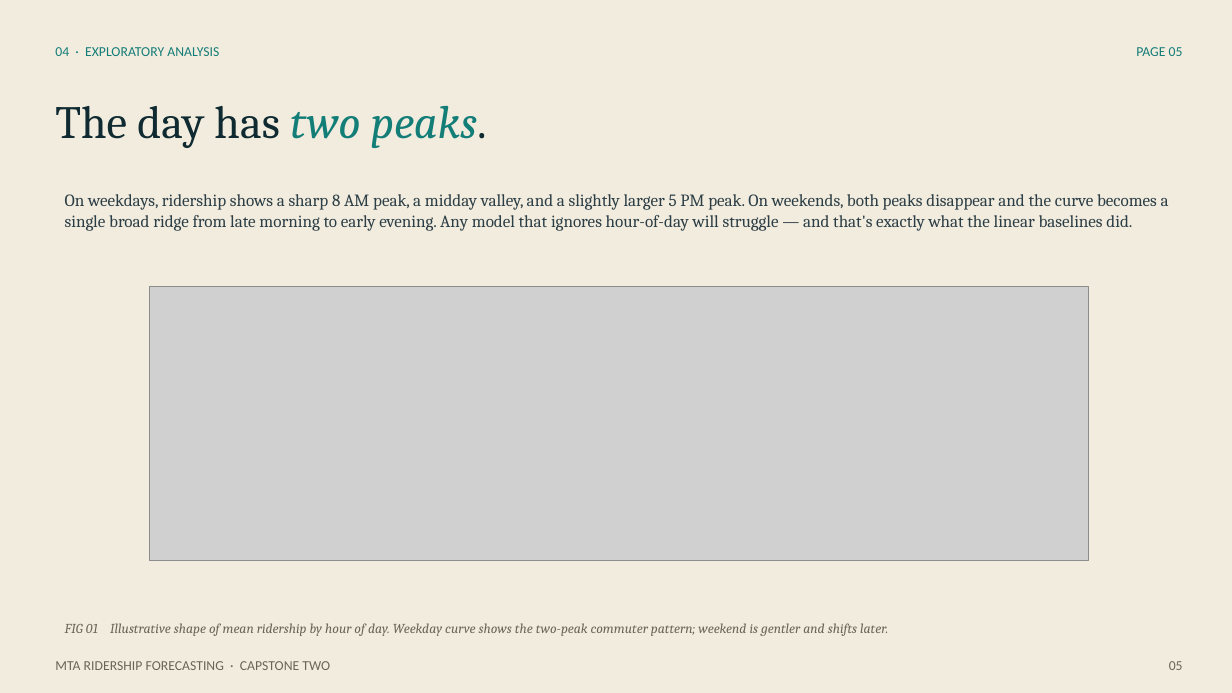
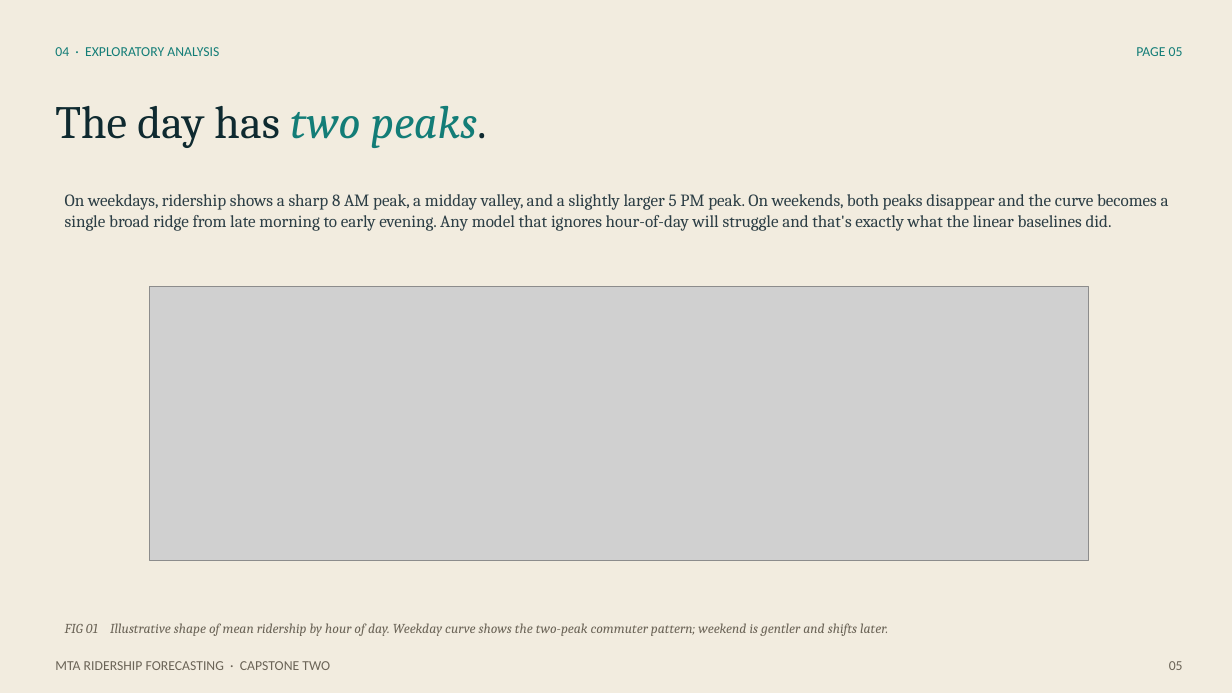
Before and after one commit to eshchhura/Capstone---Subway-Ridership-Forecasting, a slide deck: slide 5 of Reports/MTA_Ridership_Forecasting_Slide_Deck.pptx. Drawn at 1232x693 pixels with LibreOffice and Linux fonts; fonts in the diff are those of the drawing; grey boxes stand for pictures. Boxes give left, top, right and bottom in pixels: in the first picture for what was removed or moved away, otherwise in the second. Text is boxed around its words. In the diff, an @@ line names an element or a change of style, - is before the commit and + after.

```diff
--- a/Reports/MTA_Ridership_Forecasting_Slide_Deck.pptx
+++ b/Reports/MTA_Ridership_Forecasting_Slide_Deck.pptx
@@ text at <box>65,194,1169,231</box>: text changed @@
-On weekdays, ridership shows a sharp 8 AM peak, a midday valley, and a slightly larger 5 PM peak. On weekends, both peaks disappear and the curve becomes a single broad ridge from late morning to early evening. Any model that ignores hour-of-day will struggle — and that's exactly what the linear baselines did.
+On weekdays, ridership shows a sharp 8 AM peak, a midday valley, and a slightly larger 5 PM peak. On weekends, both peaks disappear and the curve becomes a single broad ridge from late morning to early evening. Any model that ignores hour-of-day will struggle and that's exactly what the linear baselines did.
```
